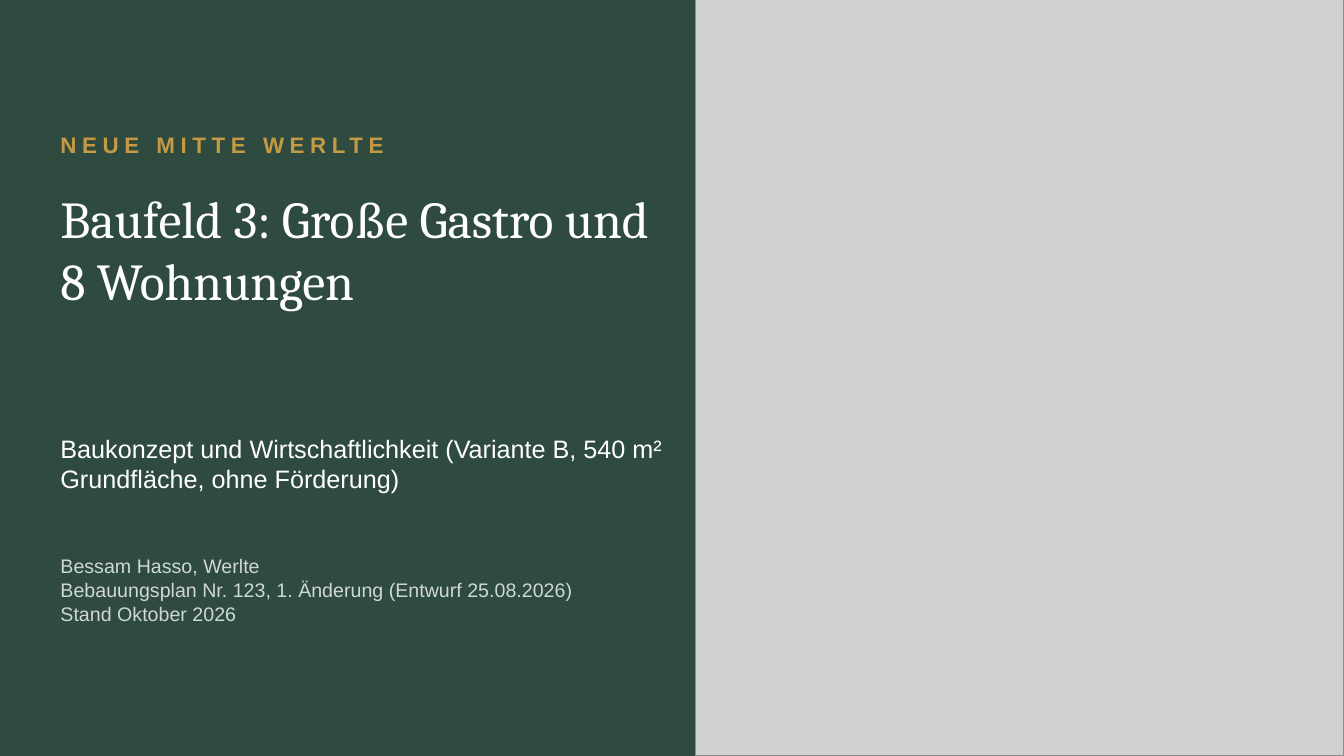
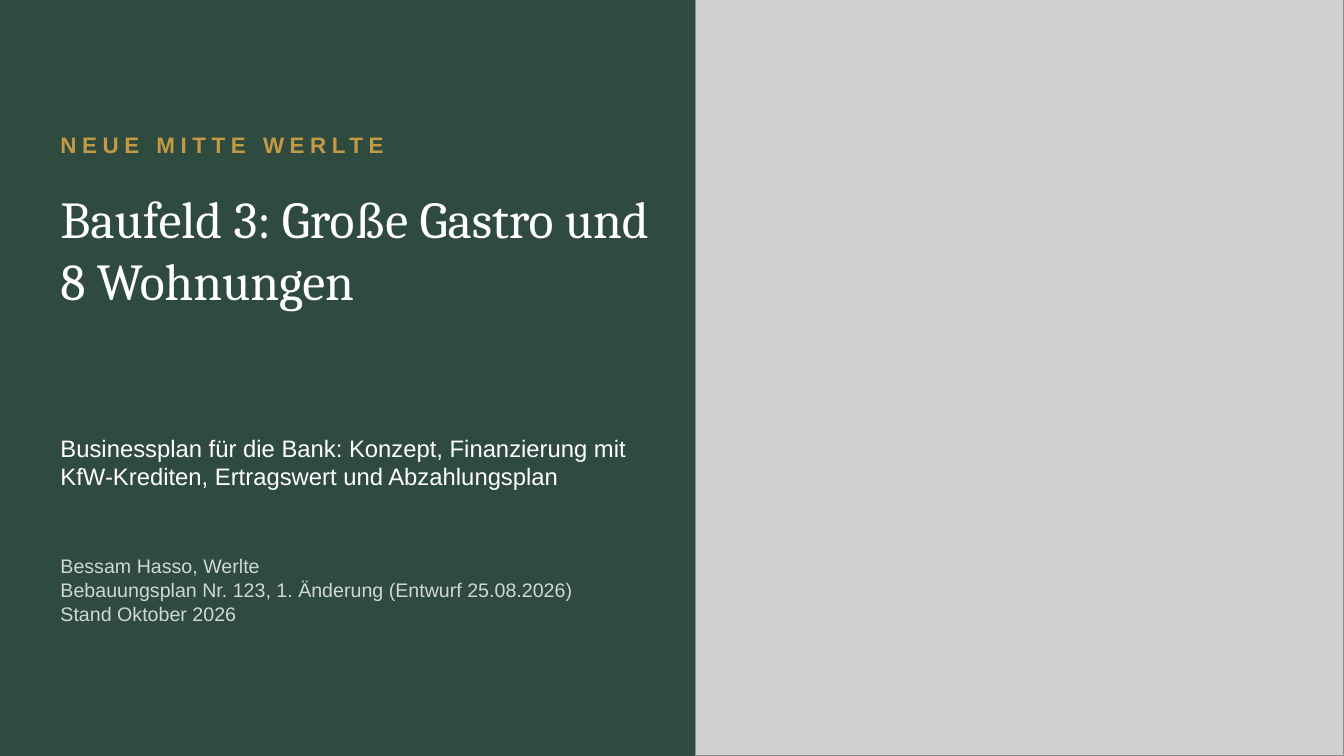
Before and after one commit to CartoonUsername/bau-projekt, a slide deck: slide 1 of praesentation/Neue-Mitte-Werlte_Baufeld3_8-Wohnungen_Grosse-Gastro-EG.pptx. Drawn at 1344x756 pixels with LibreOffice and Linux fonts; fonts in the diff are those of the drawing; grey boxes stand for pictures. Boxes give left, top, right and bottom in pixels: in the first picture for what was removed or moved away, otherwise in the second. Text is boxed around its words. In the diff, an @@ line names an element or a change of style, - is before the commit and + after.

```diff
--- a/praesentation/Neue-Mitte-Werlte_Baufeld3_8-Wohnungen_Grosse-Gastro-EG.pptx
+++ b/praesentation/Neue-Mitte-Werlte_Baufeld3_8-Wohnungen_Grosse-Gastro-EG.pptx
@@ text at (x1=60, y1=439, x2=626, y2=490): text changed; size 18 to 17 pt @@
-Baukonzept und Wirtschaftlichkeit (Variante B, 540 m² Grundfläche, ohne Förderung)
+Businessplan für die Bank: Konzept, Finanzierung mit KfW-Krediten, Ertragswert und Abzahlungsplan
```
Also in this commit, not shown: 8 other slides changed, 10 slides added, 11 slides removed, 24 other files.
